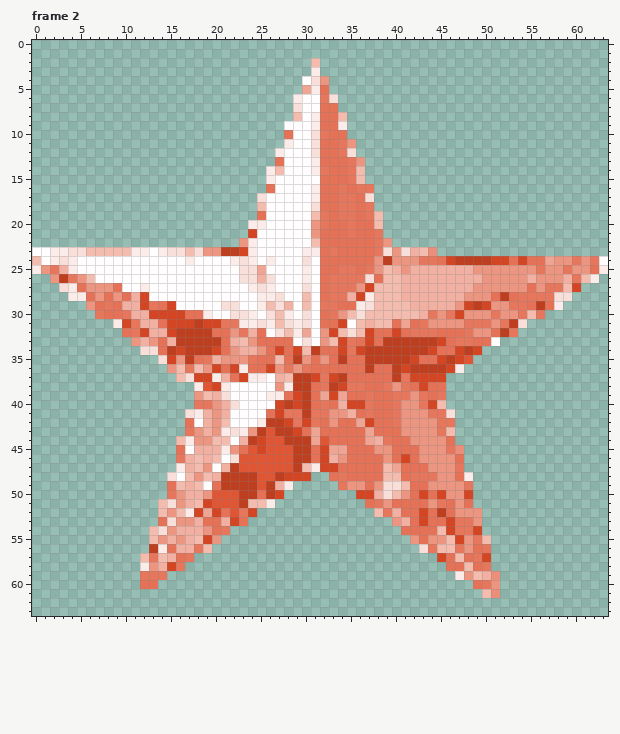
Two versions of one pixel-art file, pengu lost and wanted resources/sprites/hit stars.aseprite. The picture above was drawn from the file before the commit.
64x64 pixels, 6 frames. Colours within 5 levels of each other are drawn and written as one. Shown: frame 2. The commit also changed other frames, which this record leaves out.
Once edited:
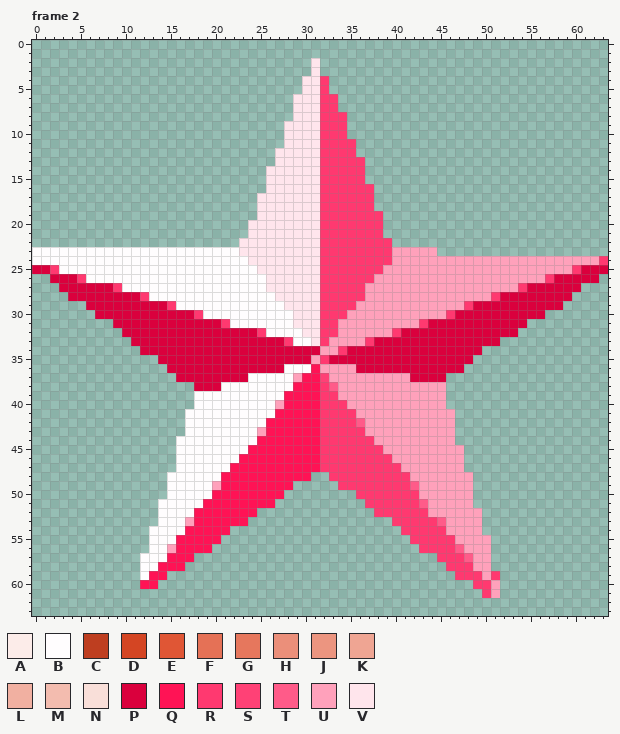
Palette (. is transparent): A #fcece9  B #fffdfe  C #be3e20  D #d44523  E #e05635  F #e57156  G #e6775d  H #eb8f7a  J #ec9580  K #efa593  L #f1b0a1  M #f3bcaf  N #f9dfd9  P #da003d  Q #ff1355  R #ff3970  S #ff4176  T #ff5b89  U #ffa1bb  V #ffe5ec
The author wrote: combat improvements and new hit particles
Diff:
layer "Layer 2" now hidden
layer "Layer 1" now hidden
layer "Layer 2 Copy" added
layer "Layer 1 Copy" hard light added
Changed rows in their new state; - is an unchanged pixel.
Frame 2, layer "Layer 1 Copy":
first column x 0:
 2 -------------------------------V--------------------------------
 3 -------------------------------V--------------------------------
 4 ------------------------------VVR-------------------------------
 5 ------------------------------VVR-------------------------------
 6 -----------------------------VVVRR------------------------------
 7 -----------------------------VVVRR------------------------------
 8 -----------------------------VVVRRR-----------------------------
 9 ----------------------------VVVVRRR-----------------------------
10 ----------------------------VVVVRRR-----------------------------
11 ----------------------------VVVVRRRR----------------------------
12 ---------------------------VVVVVRRRR----------------------------
13 ---------------------------VVVVVRRRRR---------------------------
14 --------------------------VVVVVVRRRRR---------------------------
15 --------------------------VVVVVVRRRRR---------------------------
16 --------------------------VVVVVVRRRRRR--------------------------
17 -------------------------VVVVVVVRRRRRR--------------------------
18 -------------------------VVVVVVVRRRRRR--------------------------
19 -------------------------VVVVVVVRRRRRRR-------------------------
20 ------------------------VVVVVVVVRRRRRRR-------------------------
21 ------------------------VVVVVVVVRRRRRRR-------------------------
22 -----------------------VVVVVVVVVRRRRRRRR------------------------
23 --BBBBBBBBBBB-BBBBBBBBBVVVVVVVVVRRRRRRRRUUUUU-------------------
24 B-BBB------------B----BBVVVVVVVVRRRRRRRRUUUUUUUUUUUUUUUUUUUUUUUR
25 PPRBB------------------BBVVVVVVVRRRRRRRUUUUUUUUUUUUUUUUUUUUURPPP
26 --PPPRB----------------BBBVVVVVVRRRRRRUUUUUUUUUUUUUUUUUUURPPPPP-
27 ---PPPPPPR--B-----------BBVVVVVVRRRRRUUUUUUUUUUUUUUUUURPPPPPP---
28 ----PPPPPPPPR------------BBVVVVVRRRRRUUUUUUUUUUUUUURPPPPPPPP----
29 ------PPPPPPPPPR-----BB--BBBVVVVRRRRUUUUUUUUUUUURPPPPPPPPPP-----
30 -------PPPPPPPPPPPRB--BBB-BBBVVVRRRUUUUUUUUUUURPPPPPPPPPP-------
31 ---------PPPPPPPPPPPPRBBBBBBBVVVRRUUUUUUUUURPPPPPPPPPPP---------
32 ----------PPPPPPPPPPPPPPPR-BBBVVRRUUUUUURPPPPPPPPPPPPP----------
33 -----------PPPPPPPPPPPPPPPPPR-BVRUUUURPPPPPPPPPPPPPP------------
34 ------------PPPPPPPPPPPPPPPPPPPPUURPPPPPPPPPPPPPPP--------------
35 --------------PPPPPPPPPPPPPPPPPURPPPPPPPPPPPPPPPP---------------
36 ---------------PPPPPPPPPPPPPBBBQUUUUPPPPPPPPPPPP----------------
37 ----------------PPPPPPPPBB-BBUQQSUUUUUUUUUPPPP------------------
38 ------------------PPPB-----BBQQQRTUUUUUUUUUUUU------------------
39 ------------------BBBB----BBQQQQRRUUUUUUUUUUUU------------------
40 ------------------BBBBB----UQQQQRRRUUUUUUUUUUU------------------
41 -----------------BBBBB----BQQQQQRRRRUUUUUUUUUUU-----------------
42 -----------------B-BBB---BQQQQQQRRRRTUUUUUUUUUU-----------------
43 -----------------BBBBBBBBUQQQQQQRRRRRUUUUUUUUUU-----------------
44 ----------------BBBBBB-BBQQQQQQQRRRRRRUUUUUUUUU-----------------
45 ----------------B-BBBBBBQQQQQQQQRRRRRRRUUUUUUUUU----------------
46 ----------------BBBBB-BQQQQQQQQQRRRRRRRRUUUUUUUU----------------
47 ----------------BBBB-BQQQQQQQQQQRRRRRRRRRUUUUUUU----------------
48 ---------------B-BBBBQQQQQQQQQQ--RRRRRRRRRUUUUUUU---------------
49 ---------------BBBB-UQQQQQQQQ-----RRRRRRRRTUUUUUU---------------
50 ---------------BBBBBQQQQQQQQ--------RRRRRRRUUUUUU---------------
51 --------------BBBBBQQQQQQQQ----------RRRRRRTUUUUU---------------
52 --------------BBBBQQQQQQQ-------------RRRRRRUUUUUU--------------
53 --------------BBBUQQQQQQ----------------RRRRRTUUUU--------------
54 -------------BBBBQQQQQ-------------------RRRRRUUUU--------------
55 -------------BBBQQQQQ---------------------RRRRRUUUU-------------
56 -------------BBUQQQQ-----------------------RRRRTUUU-------------
57 ------------BBBQQQ---------------------------RRRTUU-------------
58 ------------BBQQQ-----------------------------RRRUU-------------
59 ------------BQQ--------------------------------RRRUR------------
60 ------------QQ-----------------------------------RRU------------
61 --------------------------------------------------RU------------
Boxes around the changes in both pictures, in picture pixels (x1, y1, x2, y2):
changed: (32, 58, 608, 598)
